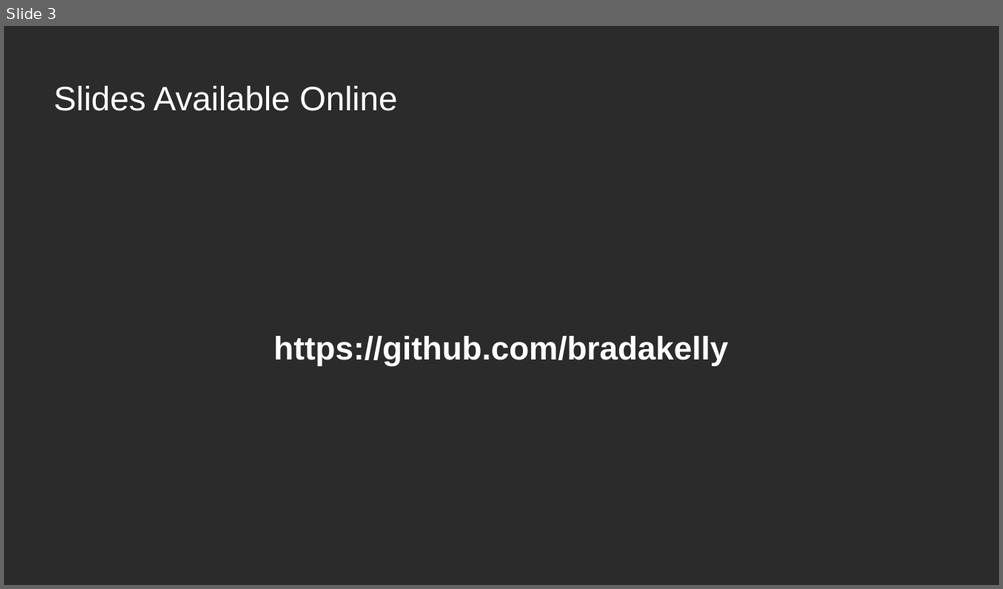
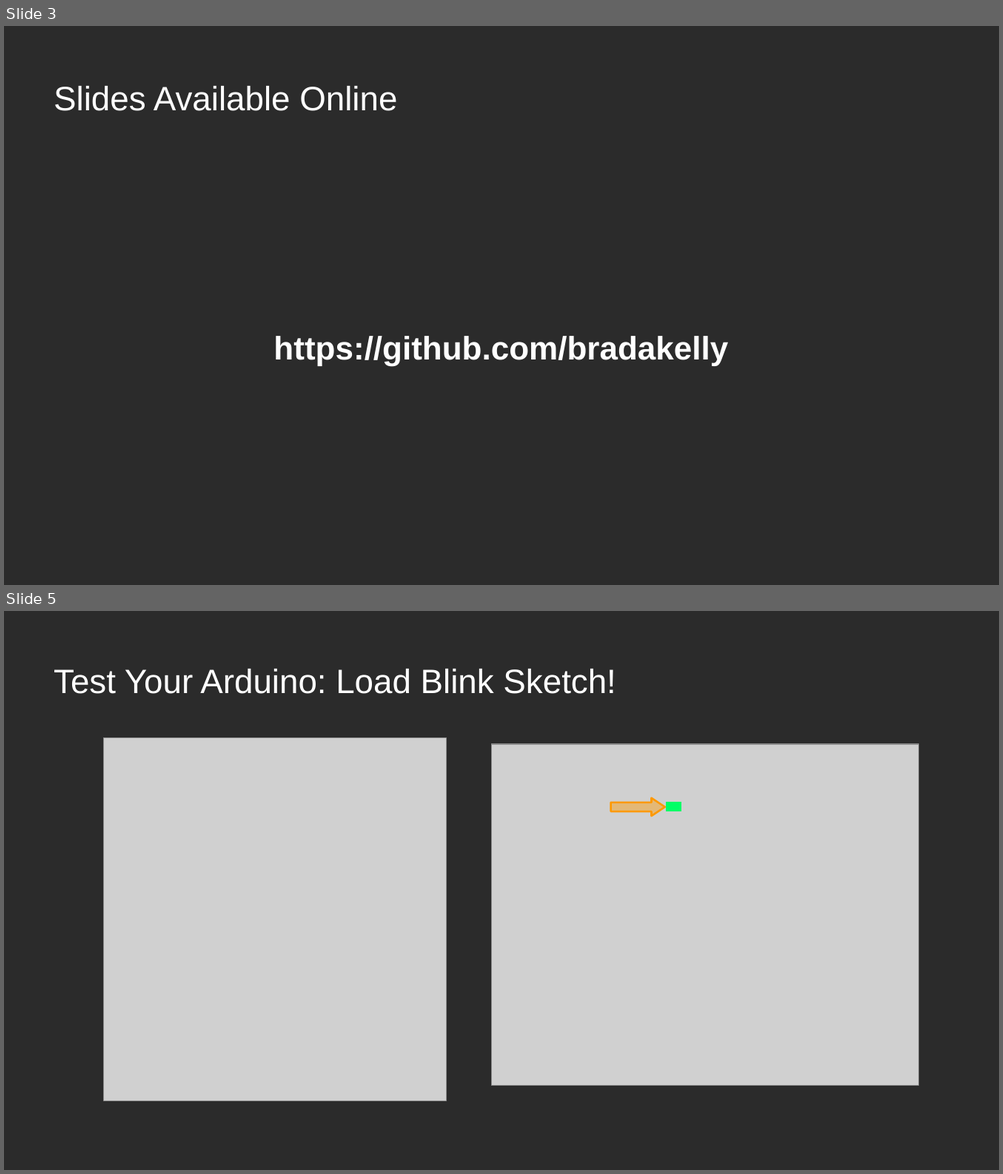
Before and after one commit to bradakelly/AdvancedArduinoWorkshop, a slide deck: CourseSlideshow.odp. Shown one above the other, each under a label of ours: slide 3 before the commit, slides 3 and 5 after it; the slides between them are not shown. The pictures are 1003x589 and 1003x1174 pixels, drawn with LibreOffice and Linux fonts; fonts in the diff are those of the drawing; grey boxes stand for pictures; background and template pictures are left out; a plain dark background stands for a picture behind light text. Boxes give left, top, right and bottom in pixels: in the first picture for what was removed or moved away, otherwise in the second. Text is boxed around its words. In the diff, an @@ line names an element or a change of style, - is before the commit and + after.

```diff
--- a/CourseSlideshow.odp
+++ b/CourseSlideshow.odp
@@ slide 5 added at <box>4,611,999,1170</box>, background picture (left out) @@
@@ title added at <box>54,669,615,694</box>, 27 pt, text #FFFFFF @@
+Test Your Arduino: Load Blink Sketch!
@@ picture added at <box>103,738,447,1101</box> @@
@@ picture added at <box>492,745,918,1087</box> @@
@@ right arrow added at <box>611,797,665,816</box>, fill #FF9900 at 43% opacity, outline #FF9900 1.5 pt @@
@@ rectangle added at <box>666,803,681,812</box>, fill #00FF66, outline #00FF66 0 pt @@
```
Also in this commit, not shown: 2 other slides added.
